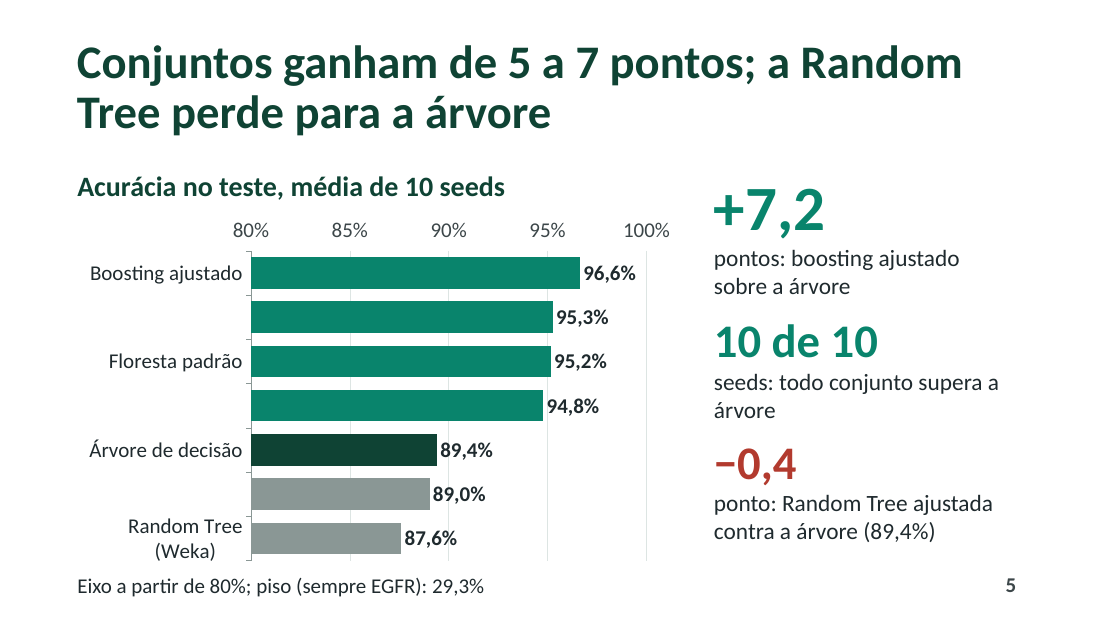
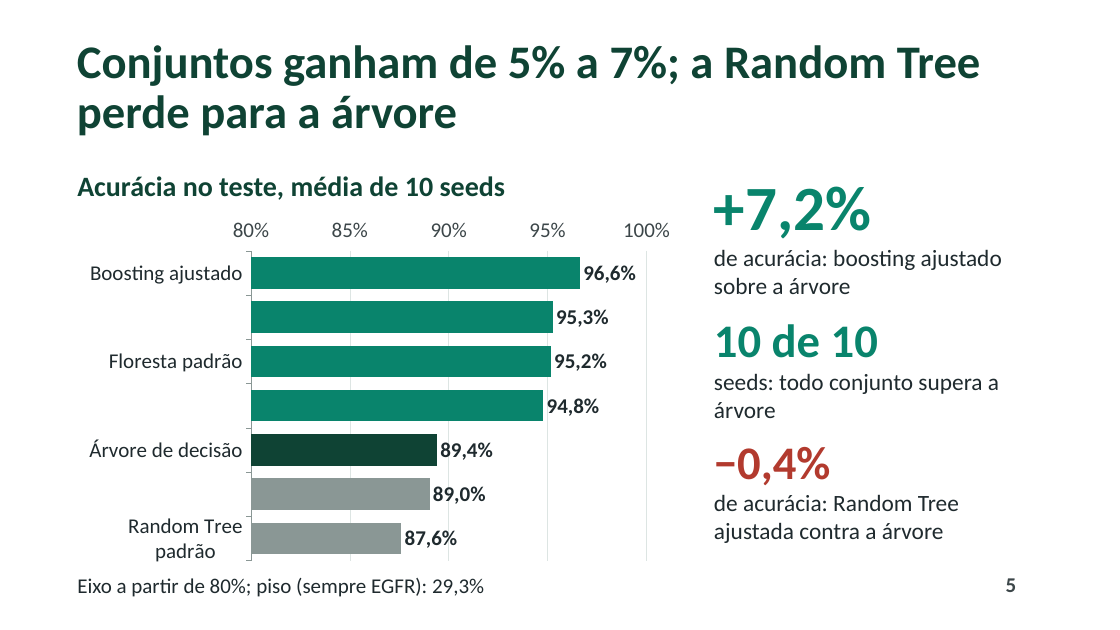
Before and after one commit to pumba-dev/machine-learning-practice, a slide deck: slide 5 of slides/apresentacao_random_tree.pptx. Drawn at 1120x630 pixels with LibreOffice and Linux fonts; fonts in the diff are those of the drawing; background and template pictures are left out. Boxes give left, top, right and bottom in pixels: in the first picture for what was removed or moved away, otherwise in the second. Text is boxed around its words. In the diff, an @@ line names an element or a change of style, - is before the commit and + after.

```diff
--- a/slides/apresentacao_random_tree.pptx
+++ b/slides/apresentacao_random_tree.pptx
@@ title at [77, 45, 981, 136]: text changed @@
-Conjuntos ganham de 5 a 7 pontos; a Random Tree perde para a árvore
+Conjuntos ganham de 5% a 7%; a Random Tree perde para a árvore
@@ text at [714, 186, 1002, 294]: text changed @@
-+7,2
-pontos: boosting ajustado sobre a árvore
++7,2%
+de acurácia: boosting ajustado sobre a árvore
@@ bar chart at [77, 210, 682, 571] @@
-categories: Boosting ajustado, Floresta ajustada, Floresta padrão, Boosting padrão, Árvore de decisão, Random Tree ajustada, Random Tree (Weka)
+categories: Boosting ajustado, Floresta ajustada, Floresta padrão, Boosting padrão, Árvore de decisão, Random Tree ajustada, Random Tree padrão
@@ text at [714, 447, 959, 543]: text changed @@
-−0,4
-ponto: Random Tree ajustada contra a árvore (89,4%)
+−0,4%
+de acurácia: Random Tree ajustada contra a árvore
```
Also in this commit, not shown: 5 other slides changed, 6 other files.
